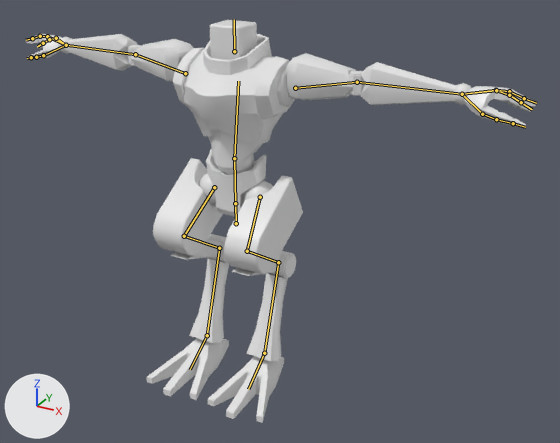
An edit to the Blender file Game/Assets/SAGYO/char/m.blend, drawn before and after from the same camera.
Rendered twice from a camera (50 mm lens) standing at (17.7, -27.9, 22.2) and looking at (1.1, 2.2, 7.1). Every picture has the same lights, and +X, +Y and +Z are marked at lower left. The bones that bend it are drawn over the model as lines.

Names of what the first picture shows: 'm_ankle', 'm_arm1', 'm_arm2', 'm_body', 'm_body_joint', 'm_foot1', 'm_foot2', 'm_foot3', 'm_foot4', 'm_foot_joint', 'm_hand', 'm_hand_joint', 'm_head', 'm_heel'.
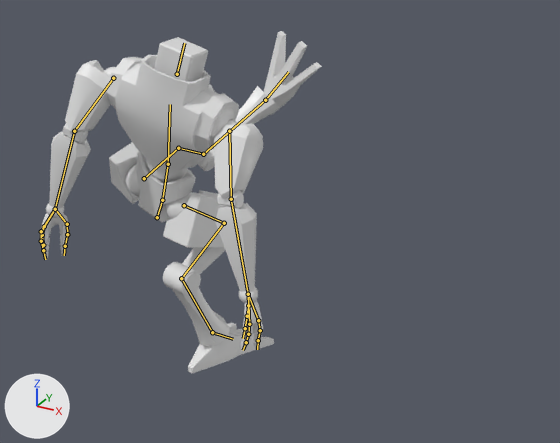
The newer file adds an action. The first version stands in its rest pose; the second is drawn at frame 11 of the action 'rolling_kick'.

Pixel boxes [x1, y1, x2, y2] of what changed, in the pictures (560 x 443 px):
'm_body', posed (9% wider, 9% shorter): before [173, 34, 295, 217]; after [106, 55, 239, 222]
'm_arm1', posed (16% narrower, 142% taller): before [127, 39, 365, 100]; after [63, 60, 263, 209]
'm_foot1', posed: before [153, 158, 303, 275]; after [109, 142, 245, 248]
'm_arm2', posed (47% narrower, 125% taller): before [65, 34, 456, 105]; after [49, 131, 257, 292]
'm_foot4', posed (299% taller): before [147, 338, 284, 423]; after [188, 31, 322, 373]
'm_foot3', posed (7% wider, 152% taller): before [189, 259, 288, 361]; after [172, 86, 278, 345]
'm_hand', posed (56% narrower, 45% taller): before [26, 34, 537, 128]; after [39, 213, 263, 350]
'm_head', posed: before [210, 20, 257, 60]; after [154, 37, 208, 82]
'm_heel', posed (40% narrower, 229% taller): before [208, 234, 296, 278]; after [163, 149, 215, 296]
'm_foot_joint', posed: before [199, 173, 273, 205]; after [125, 164, 192, 219]
'm_foot2', posed: before [170, 239, 281, 276]; after [182, 150, 225, 274]
'm_hand_joint', posed (49% narrower, 46% taller): before [58, 36, 471, 105]; after [46, 203, 258, 304]
'm_body_joint', posed: before [217, 154, 254, 175]; after [149, 168, 188, 183]
'm_sholder_joint', posed: before [287, 88, 298, 99]; after [104, 67, 239, 126]
bone 'Bone', root to tip: before (236, 223) to (235, 203); after (157, 217) to (162, 200)
bone 'Bone_L.002', root to tip: before (260, 197) to (247, 251); after (144, 178) to (178, 148)
bone 'Bone_L.003', root to tip: before (247, 251) to (278, 262); after (178, 148) to (203, 154)
bone 'Bone_L.004', root to tip: before (278, 262) to (264, 353); after (203, 154) to (265, 100)
bone 'Bone_L.005', root to tip: before (264, 353) to (248, 389); after (265, 100) to (288, 72)
bone 'Bone_R.002', root to tip: before (214, 187) to (184, 236); after (184, 205) to (224, 223)
bone 'Bone_R.003', root to tip: before (184, 236) to (219, 248); after (224, 223) to (181, 278)
bone 'Bone_R.004', root to tip: before (219, 248) to (207, 335); after (181, 278) to (212, 332)
bone 'Bone_R.005', root to tip: before (207, 335) to (190, 369); after (212, 332) to (233, 339)
bone 'Bone.001', root to tip: before (235, 203) to (234, 158); after (162, 200) to (168, 164)
bone 'Bone.002', root to tip: before (234, 158) to (238, 81); after (168, 164) to (170, 104)
bone 'Bone.002_L.001', root to tip: before (295, 88) to (357, 82); after (113, 78) to (74, 131)
bone 'Bone.002_L.002', root to tip: before (357, 82) to (462, 94); after (74, 131) to (55, 209)
bone 'Bone.002_R.001', root to tip: before (185, 73) to (135, 54); after (229, 131) to (231, 199)
bone 'Bone.002_R.002', root to tip: before (135, 54) to (66, 45); after (231, 199) to (248, 294)
bone 'Bone.004', root to tip: before (234, 51) to (234, 19); after (177, 74) to (184, 43)

Edits to the bpy script that builds the scene:
```text
Change bone_bone:
    where bone_bone = bpy.data.objects['Armature'].pose.bones['Bone']
    bone_bone.location: (0.0, 0.0, 0.0) -> (-3.45, 0.12, 1.43)
    bone_bone.rotation_quaternion: (1.0, 0.0, 0.0, 0.0) -> (0.015, 0.178, 0.972, -0.022)  # degrees (0, 0, 0) -> degrees (2, 178, -21)
Change bone_bone_l_002:
    where bone_bone_l_002 = bpy.data.objects['Armature'].pose.bones['Bone_L.002']  # child of 'Bone'
    bone_bone_l_002.rotation_quaternion: (1.0, 0.0, 0.0, 0.0) -> (0.86, 0.507, 0.026, -0.018)  # degrees (0, 0, 0) -> degrees (61, 4, 0)
Change bone_bone_l_003:
    where bone_bone_l_003 = bpy.data.objects['Armature'].pose.bones['Bone_L.003']  # child of 'Bone_L.002'
    bone_bone_l_003.rotation_quaternion: (1.0, 0.0, 0.0, 0.0) -> (0.843, 0.522, 0.0, 0.001)  # degrees (0, 0, 0) -> degrees (64, 0, 0)
Change bone_bone_l_004:
    where bone_bone_l_004 = bpy.data.objects['Armature'].pose.bones['Bone_L.004']  # child of 'Bone_L.003'
    bone_bone_l_004.rotation_quaternion: (1.0, 0.0, 0.0, 0.0) -> (0.998, -0.07, 0.0, 0.001)  # degrees (0, 0, 0) -> degrees (-8, 0, 0)
Change bone_bone_l_005:
    where bone_bone_l_005 = bpy.data.objects['Armature'].pose.bones['Bone_L.005']  # child of 'Bone_L.004'
    bone_bone_l_005.rotation_quaternion: (1.0, 0.0, 0.0, 0.0) -> (0.994, -0.095, 0.0, 0.0)  # degrees (0, 0, 0) -> degrees (-11, 0, 0)
Change bone_bone_r_002:
    where bone_bone_r_002 = bpy.data.objects['Armature'].pose.bones['Bone_R.002']  # child of 'Bone'
    bone_bone_r_002.rotation_quaternion: (1.0, 0.0, 0.0, 0.0) -> (0.979, 0.128, -0.052, -0.143)  # degrees (0, 0, 0) -> degrees (16, -4, -17)
Change bone_bone_r_003:
    where bone_bone_r_003 = bpy.data.objects['Armature'].pose.bones['Bone_R.003']  # child of 'Bone_R.002'
    bone_bone_r_003.rotation_quaternion: (1.0, 0.0, 0.0, 0.0) -> (0.998, -0.057, 0.0, 0.0)  # degrees (0, 0, 0) -> degrees (-7, 0, 0)
Change bone_bone_r_004:
    where bone_bone_r_004 = bpy.data.objects['Armature'].pose.bones['Bone_R.004']  # child of 'Bone_R.003'
    bone_bone_r_004.rotation_quaternion: (1.0, 0.0, 0.0, 0.0) -> (0.997, 0.073, 0.0, 0.0)  # degrees (0, 0, 0) -> degrees (8, 0, 0)
Change bone_bone_r_005:
    where bone_bone_r_005 = bpy.data.objects['Armature'].pose.bones['Bone_R.005']  # child of 'Bone_R.004'
    bone_bone_r_005.rotation_quaternion: (1.0, 0.0, 0.0, 0.0) -> (0.993, -0.105, -0.045, 0.0)  # degrees (0, 0, 0) -> degrees (-12, -5, 1)
Change bone_bone_001:
    where bone_bone_001 = bpy.data.objects['Armature'].pose.bones['Bone.001']  # child of 'Bone'
    bone_bone_001.rotation_quaternion: (1.0, 0.0, 0.0, 0.0) -> (0.993, -0.111, 0.0, 0.0)  # degrees (0, 0, 0) -> degrees (-13, 0, 0)
Change bone_bone_002:
    where bone_bone_002 = bpy.data.objects['Armature'].pose.bones['Bone.002']  # child of 'Bone.001'
    bone_bone_002.rotation_quaternion: (1.0, 0.0, 0.0, 0.0) -> (0.994, 0.006, 0.076, -0.005)  # degrees (0, 0, 0) -> degrees (1, 9, 0)
Change bone_bone_002_l_001:
    where bone_bone_002_l_001 = bpy.data.objects['Armature'].pose.bones['Bone.002_L.001']  # child of 'Bone.002'
    bone_bone_002_l_001.rotation_quaternion: (1.0, 0.0, 0.0, 0.0) -> (0.707, -0.201, 0.216, -0.643)  # degrees (0, 0, 0) -> degrees (-34, 3, -85)
Change bone_bone_002_l_002:
    where bone_bone_002_l_002 = bpy.data.objects['Armature'].pose.bones['Bone.002_L.002']  # child of 'Bone.002_L.001'
    bone_bone_002_l_002.rotation_quaternion: (1.0, 0.0, 0.0, 0.0) -> (0.975, 0.218, 0.0, 0.0)  # degrees (0, 0, 0) -> degrees (25, 0, 0)
Change bone_bone_002_r_001:
    where bone_bone_002_r_001 = bpy.data.objects['Armature'].pose.bones['Bone.002_R.001']  # child of 'Bone.002'
    bone_bone_002_r_001.rotation_quaternion: (1.0, 0.0, 0.0, 0.0) -> (0.786, -0.256, -0.255, 0.5)  # degrees (0, 0, 0) -> degrees (-42, -8, 68)
Change bone_bone_002_r_002:
    where bone_bone_002_r_002 = bpy.data.objects['Armature'].pose.bones['Bone.002_R.002']  # child of 'Bone.002_R.001'
    bone_bone_002_r_002.rotation_quaternion: (1.0, 0.0, 0.0, 0.0) -> (0.951, 0.297, 0.0, 0.0)  # degrees (0, 0, 0) -> degrees (35, 0, 0)
Change bone_bone_004:
    where bone_bone_004 = bpy.data.objects['Armature'].pose.bones['Bone.004']  # child of 'Bone.002'
    bone_bone_004.rotation_quaternion: (1.0, 0.0, 0.0, 0.0) -> (0.994, 0.107, 0.0, 0.0)  # degrees (0, 0, 0) -> degrees (12, 0, 0)
```
